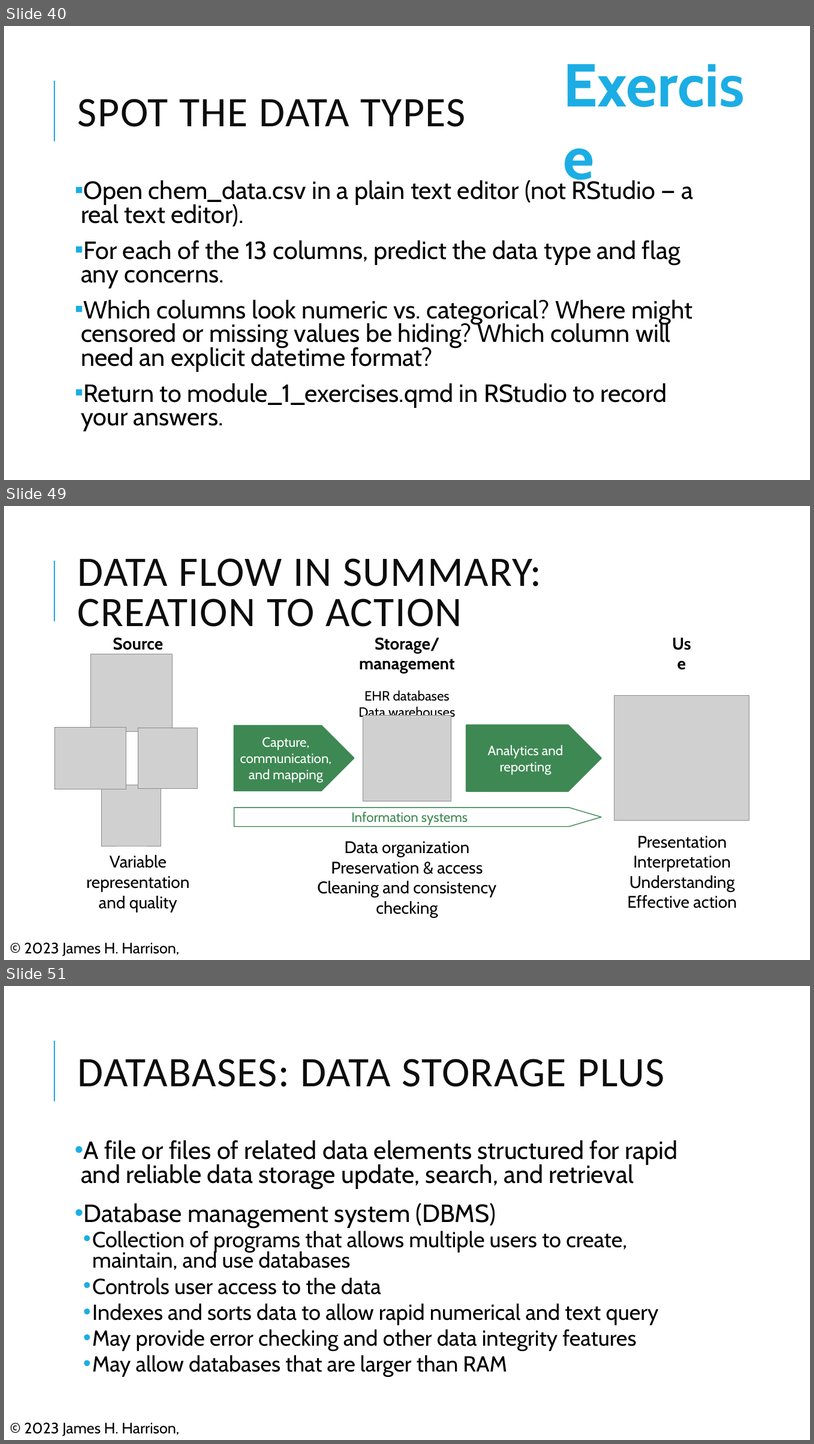
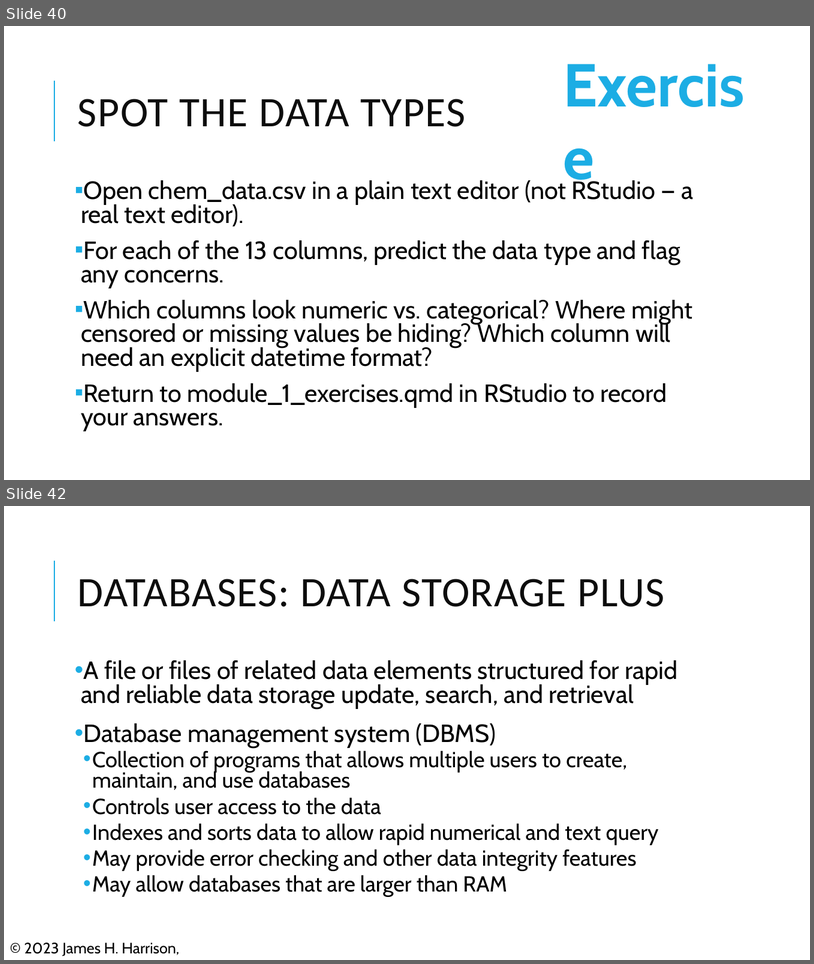
Before and after one commit to pcmathias/MSACL-data-literacy, a slide deck: updates_2026/presentations/Module 1 Slides.pptx. Shown one above the other, each under a label of ours: slides 40, 49 and 51 before the commit, slides 40 and 42 after it; the slides between them are not shown. The pictures are 814x1444 and 814x964 pixels, drawn with LibreOffice and Linux fonts; fonts in the diff are those of the drawing; grey boxes stand for pictures. Boxes give left, top, right and bottom in pixels: in the first picture for what was removed or moved away, otherwise in the second. Text is boxed around its words. In the diff, an @@ line names an element or a change of style, - is before the commit and + after.

```diff
--- a/updates_2026/presentations/Module 1 Slides.pptx
+++ b/updates_2026/presentations/Module 1 Slides.pptx
@@ slide 49 removed at <box>4,506,810,960</box>, background #FFFFFF; not listed: 1 template element that a slide beside it also shows @@
@@ title removed at <box>78,558,542,627</box> @@
-DATA FLOW IN SUMMARY: CREATION TO ACTION
@@ text removed at <box>104,630,171,657</box> @@
-Sources
@@ text removed at <box>663,630,702,657</box> @@
-Use
@@ text removed at <box>359,637,455,720</box> @@
-Storage/management
-EHR databases
-Data warehouses
@@ picture removed at <box>90,654,172,732</box> @@
@@ picture removed at <box>614,696,749,820</box> @@
@@ picture removed at <box>363,715,451,801</box> @@
@@ picture removed at <box>55,727,126,789</box> @@
@@ picture removed at <box>138,727,198,788</box> @@
@@ pentagon arrow removed at <box>234,726,354,791</box> @@
-Capture,
-communication, and mapping
@@ pentagon arrow removed at <box>467,725,602,792</box> @@
-Analytics and reporting
@@ picture removed at <box>102,785,161,847</box> @@
@@ pentagon arrow removed at <box>234,807,602,826</box> @@
-Information systems
@@ text removed at <box>317,841,497,917</box> @@
-Data organization
-Preservation & access
-Cleaning and consistency checking
@@ text removed at <box>627,835,737,908</box> @@
-Presentation
-Interpretation
-Understanding
-Effective action
@@ text removed at <box>86,855,189,912</box> @@
-Variable representation
-and quality
@@ text removed at <box>24,942,179,956</box> @@
-© 2023 James H. Harrison, Jr.
@@ what was slide 51 is now slide 42 @@
```
Also in this commit, not shown: 8 other slides removed, 2 other files.
